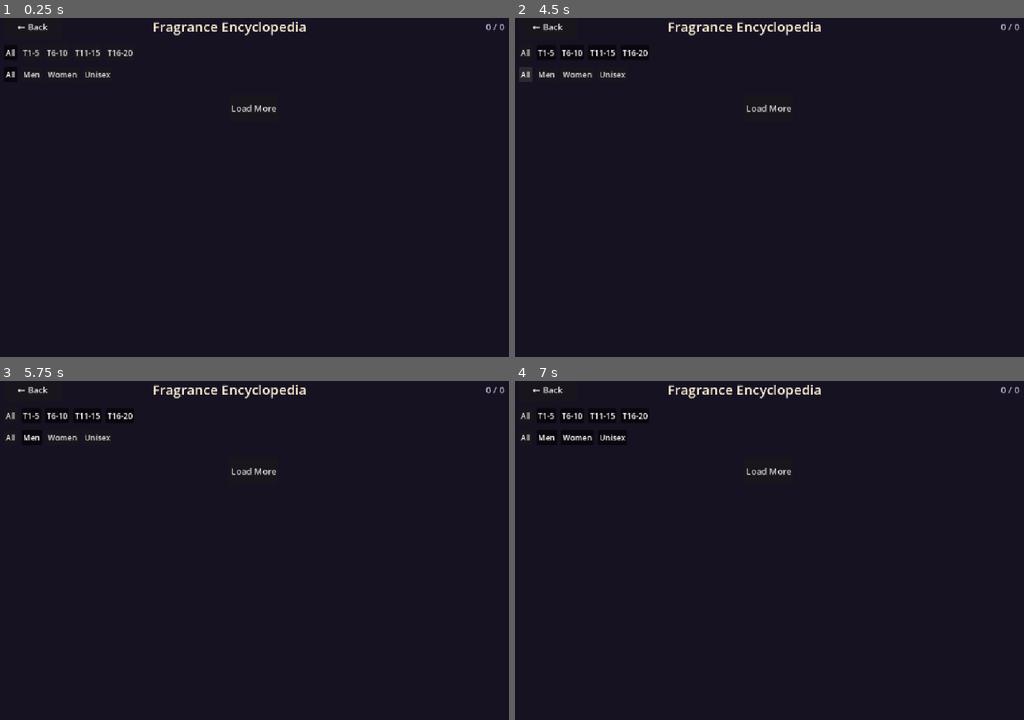
Above: before the commit, frames 1-4 (two rows, left to right).
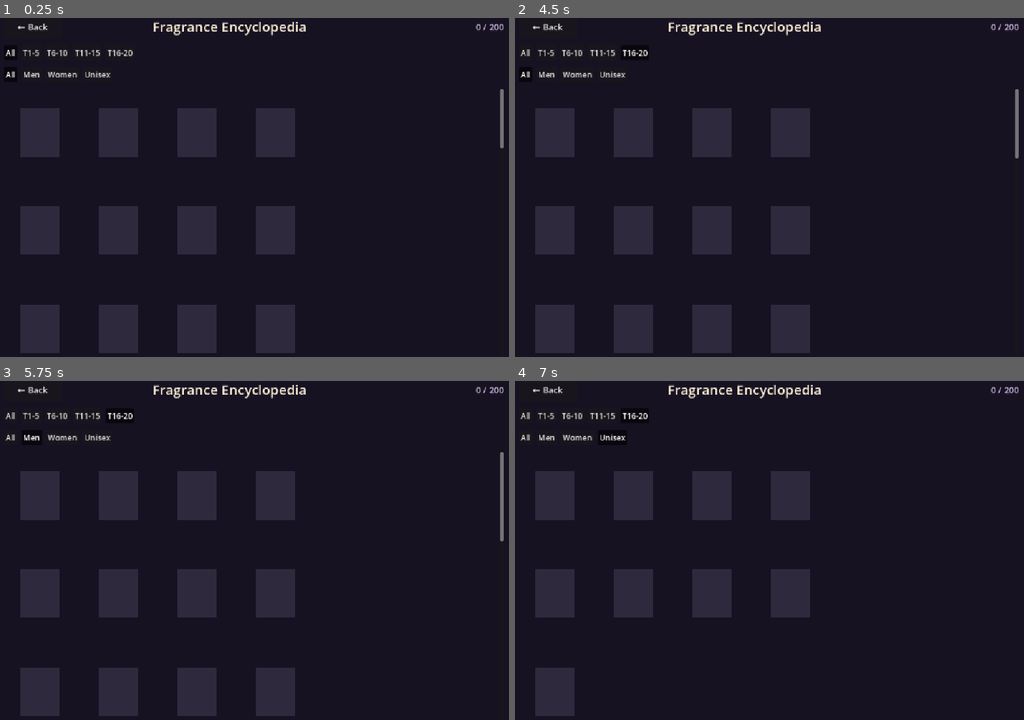
Above: after the commit, the same moments.

Repository: RastinAghighi/PerfumeFusion
Game: Godot game, scene res://scenes/ui/Encyclopedia.tscn
Same seed, same stepped clock (60 frames per second), same inputs: the game is played once before the commit and once after it. This scene is started directly instead of the project's main scene.
Inputs:
- Up to frame 1 (0.25 s): no input
- Up to frame 2 (4.5 s): click "All" at 0.5 s; click "T1-5" at 1.25 s; click "T6-10" at 2 s; click "T11-15" at 2.75 s; click "T16-20" at 3.5 s; click "All" at 4.25 s
- Up to frame 3 (5.75 s): click "Men" at 5 s
- Up to frame 4 (7 s): click "Women" at 5.75 s; click "Unisex" at 6.5 s

The runs differ from the first frame. In frame 1, 14% of the frame differs, in the area x 3-100%, y 1-99%; in frame 2, 14%, in the area x 0-100%, y 1-99%; in frame 3, 14%; in frame 4, 10%.
Error before the commit: Parse Error: Cannot infer the type of "key" variable because the value doesn't have a set type. (res://scripts/ui/Encyclopedia.gd:46)

Commit message:
Bug fixed, collection exit button

Diff:
--- a/scripts/ui/Encyclopedia.gd
+++ b/scripts/ui/Encyclopedia.gd
@@ -41,9 +41,9 @@
 	for i in range(_tier_buttons.size()):
 		var idx := i
 		_tier_buttons[i].pressed.connect(func(): _on_tier_filter(idx))
-	var gender_keys := ["all", "men", "women", "unisex"]
+	var gender_keys: Array[String] = ["all", "men", "women", "unisex"]
 	for i in range(_gender_buttons.size()):
-		var key := gender_keys[i]
+		var key: String = gender_keys[i]
 		_gender_buttons[i].pressed.connect(func(): _on_gender_filter(key))
 
 	load_more_button.pressed.connect(_on_load_more_pressed)
